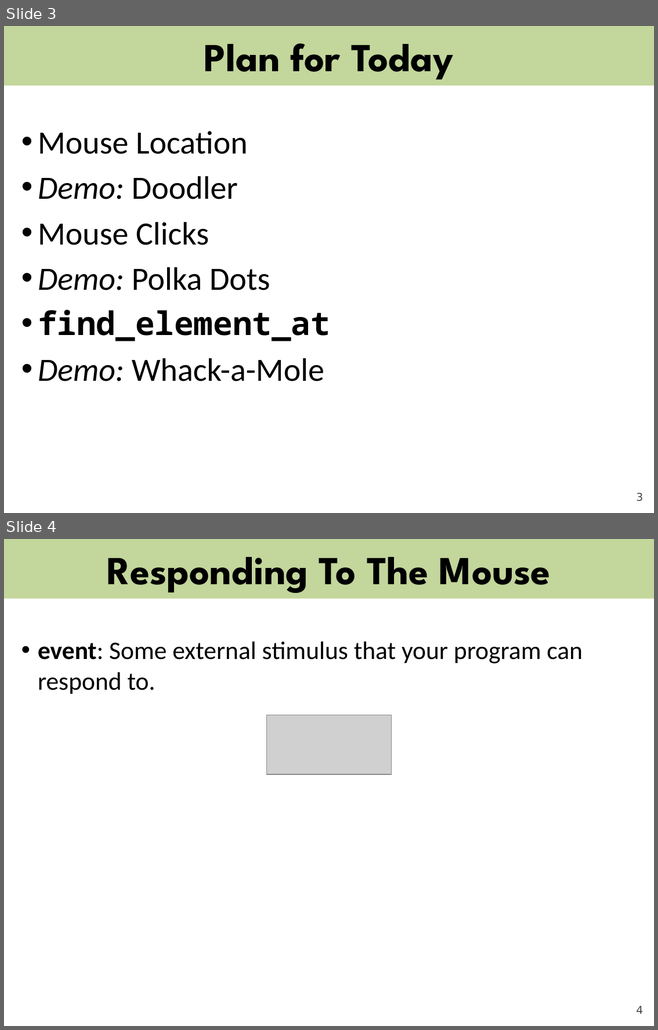
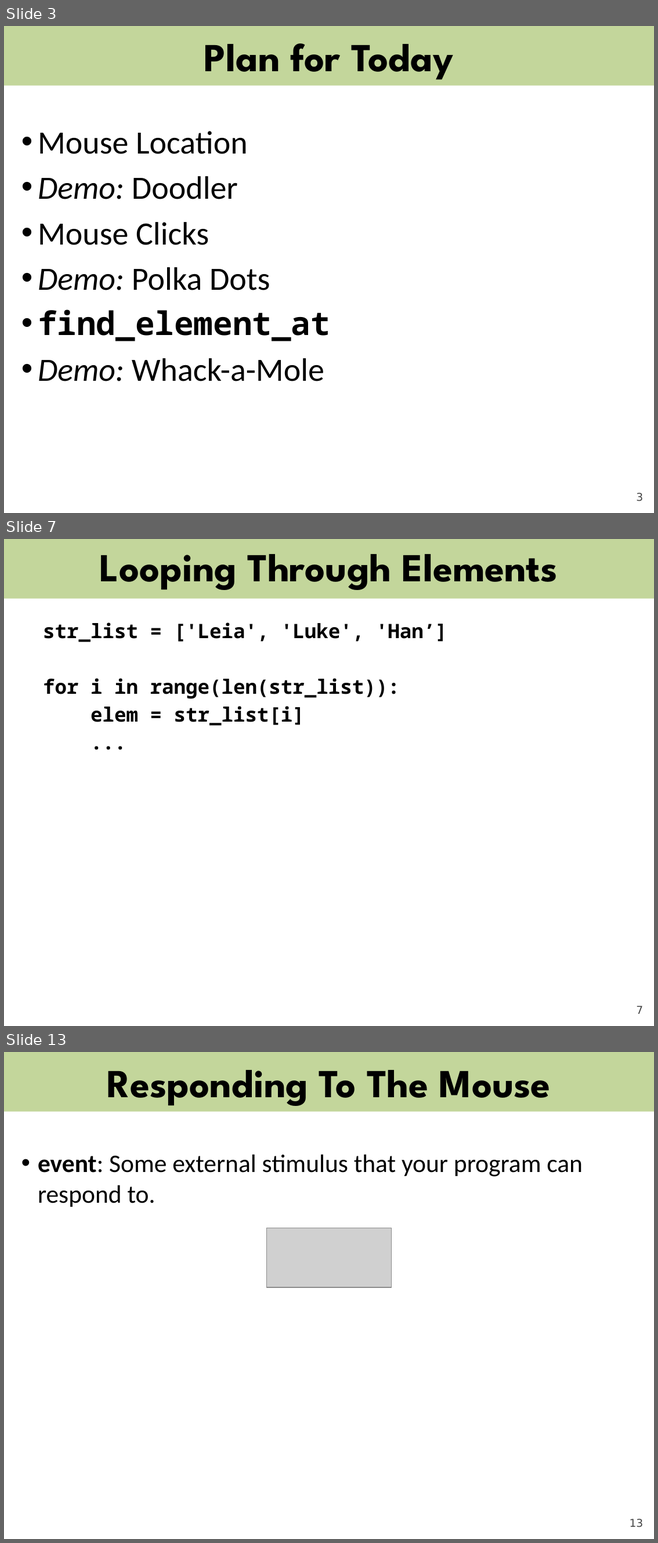
Before and after one commit to csbridge/csbridge2020, a slide deck: docs/slides/12-Mouse.pptx. Shown one above the other, each under a label of ours: slides 3 and 4 before the commit, slides 3, 7 and 13 after it; the slides between them are not shown. The pictures are 658x1030 and 658x1543 pixels, drawn with LibreOffice and Linux fonts; fonts in the diff are those of the drawing; grey boxes stand for pictures. Boxes give left, top, right and bottom in pixels: in the first picture for what was removed or moved away, otherwise in the second. Text is boxed around its words. In the diff, an @@ line names an element or a change of style, - is before the commit and + after.

```diff
--- a/docs/slides/12-Mouse.pptx
+++ b/docs/slides/12-Mouse.pptx
@@ slide 7 added at [4,539,654,1026], background #FFFFFF; not listed: 2 template elements that a slide beside it also shows @@
@@ text added at [100,554,558,590], 44 pt, text #000000, bold @@
+Looping Through Elements
@@ text added at [43,623,447,726], 22 pt, text #000000, bold @@
+str_list = ['Leia', 'Luke', 'Han’]
+for i in range(len(str_list)):
+elem = str_list[i]
+...
@@ what was slide 4 is now slide 13 @@
@@ page number at [629,1519,643,1528]: text changed @@
-4
+13
```
Also in this commit, not shown: 8 other slides added, 2 other files.
